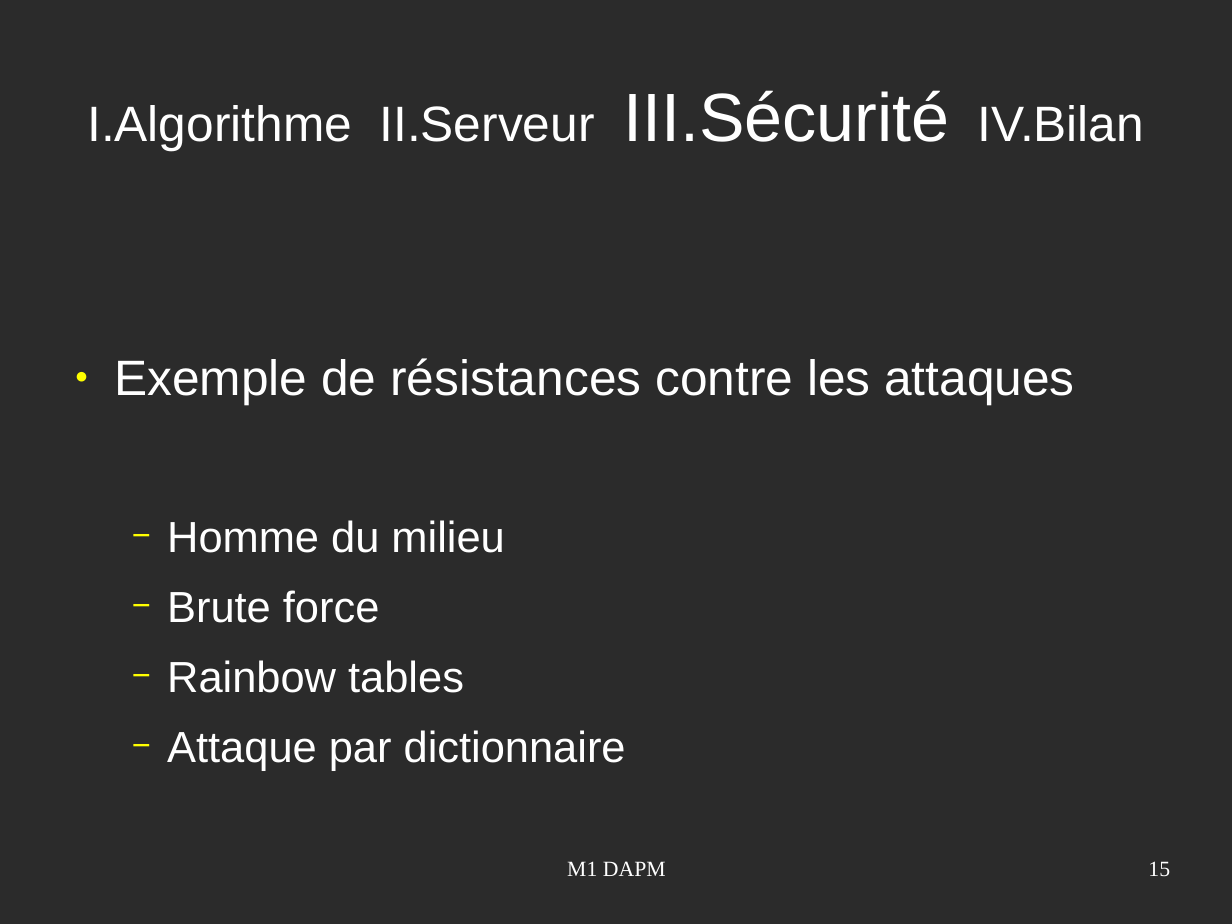
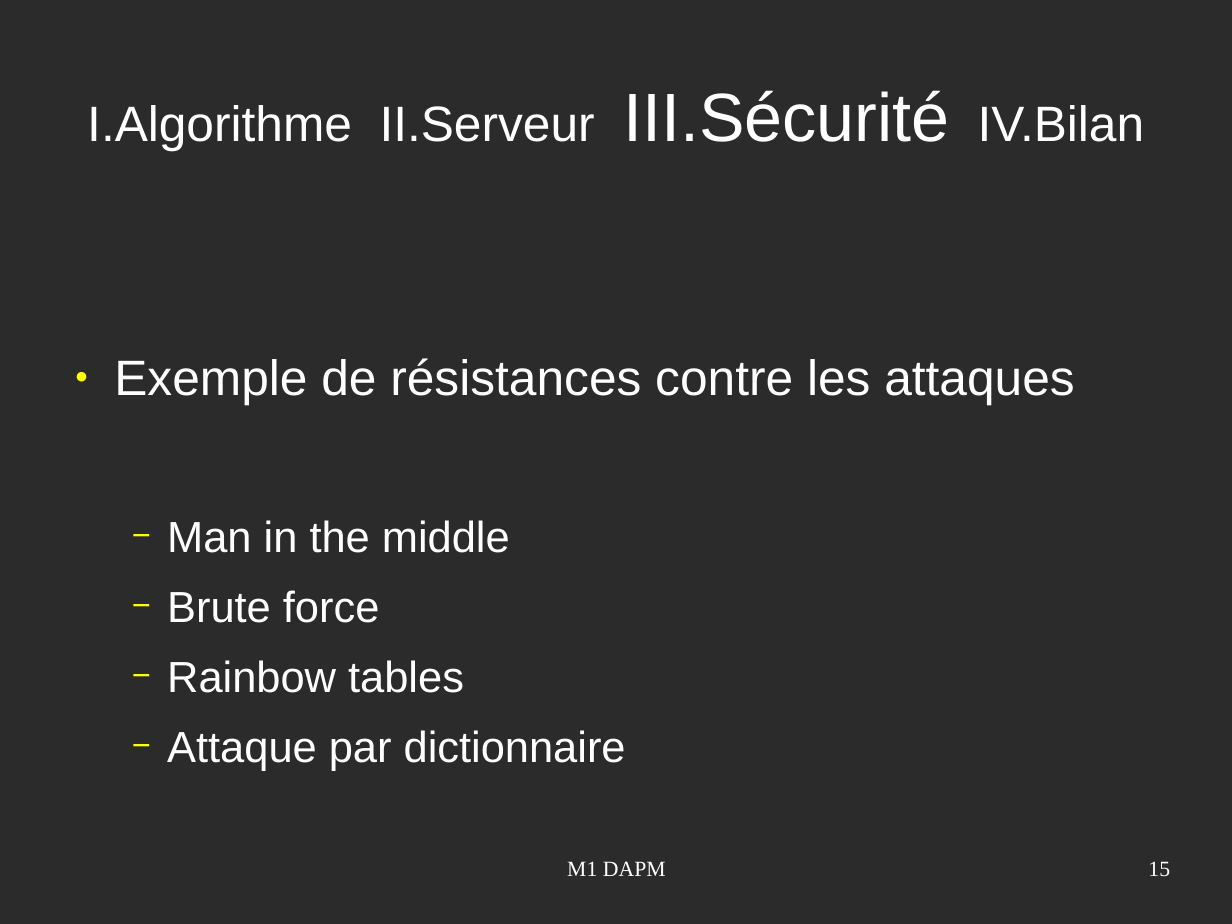
Before and after one commit to Smaylis13/ProjetM1, a slide deck: slide 15 of PresentationProjetM1EVS.odp. Drawn at 1232x924 pixels with LibreOffice and Linux fonts; fonts in the diff are those of the drawing; background and template pictures are left out; a plain dark background stands for a picture behind light text. Boxes give left, top, right and bottom in pixels: in the first picture for what was removed or moved away, otherwise in the second. Text is boxed around its words. In the diff, an @@ line names an element or a change of style, - is before the commit and + after.

Commit message:
Ajoute correction sur une diapo

```diff
--- a/PresentationProjetM1EVS.odp
+++ b/PresentationProjetM1EVS.odp
@@ text at [167,520,510,553]: text changed @@
-  − Homme du milieu
+  − Man in the middle
```
